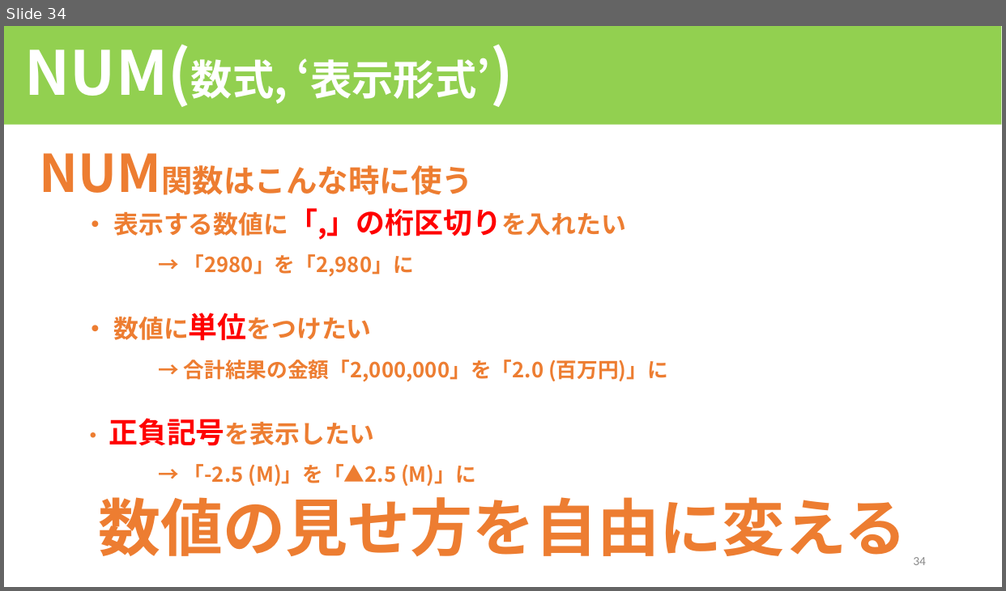
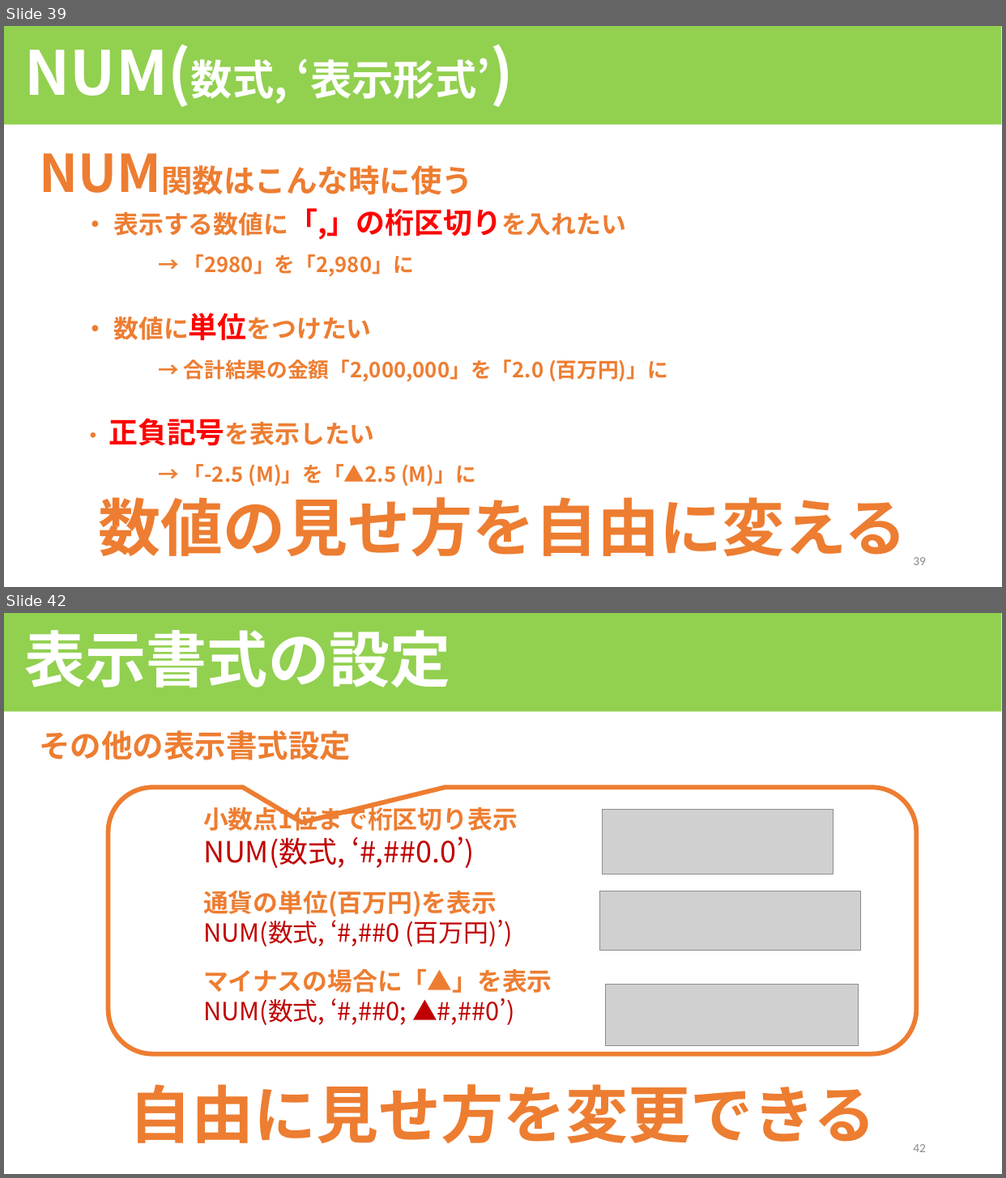
Before and after one commit to HOTNIDAS/inv_app, a slide deck: QlikViewセミナー(応用編1).pptx. Shown one above the other, each under a label of ours: slide 34 before the commit, slides 39 and 42 after it; the slides between them are not shown. The pictures are 1006x591 and 1006x1178 pixels, drawn with LibreOffice and Linux fonts; fonts in the diff are those of the drawing; grey boxes stand for pictures. Boxes give left, top, right and bottom in pixels: in the first picture for what was removed or moved away, otherwise in the second. Text is boxed around its words. In the diff, an @@ line names an element or a change of style, - is before the commit and + after.

```diff
--- a/QlikViewセミナー(応用編1).pptx
+++ b/QlikViewセミナー(応用編1).pptx
@@ slide 42 added at box(4, 613, 1002, 1174), background #FFFFFF @@
@@ rectangle added at box(4, 613, 1001, 712), fill #92D050, 58.5 pt, text #FFFFFF, bold @@
+表示書式の設定
@@ text added at box(39, 730, 351, 760), 30 pt, text #ED7D31, bold @@
+その他の表示書式設定
@@ rounded speech box added at box(108, 787, 917, 1054), outline #ED7D31 4.5 pt, 24 pt, text #C00000 @@
+小数点1位まで桁区切り表示
+NUM(数式, ‘#,##0.0’)
+通貨の単位(百万円)を表示
+NUM(数式, ‘#,##0 (百万円)’)
+マイナスの場合に「▲」を表示
+NUM(数式, ‘#,##0; ▲#,##0’)
@@ picture added at box(603, 810, 833, 875) @@
@@ picture added at box(600, 892, 861, 951) @@
@@ picture added at box(606, 984, 859, 1046) @@
@@ text added at box(129, 1084, 876, 1144), 60 pt, text #ED7D31, bold @@
+自由に見せ方を変更できる
@@ page number added at box(913, 1144, 926, 1152), 12 pt, text #8C8C8C @@
+42
@@ what was slide 34 is now slide 39 @@
@@ page number at box(913, 557, 926, 565): text changed @@
-34
+39
```
Also in this commit, not shown: 2 slides changed, 8 other slides added, 2 slides removed.
